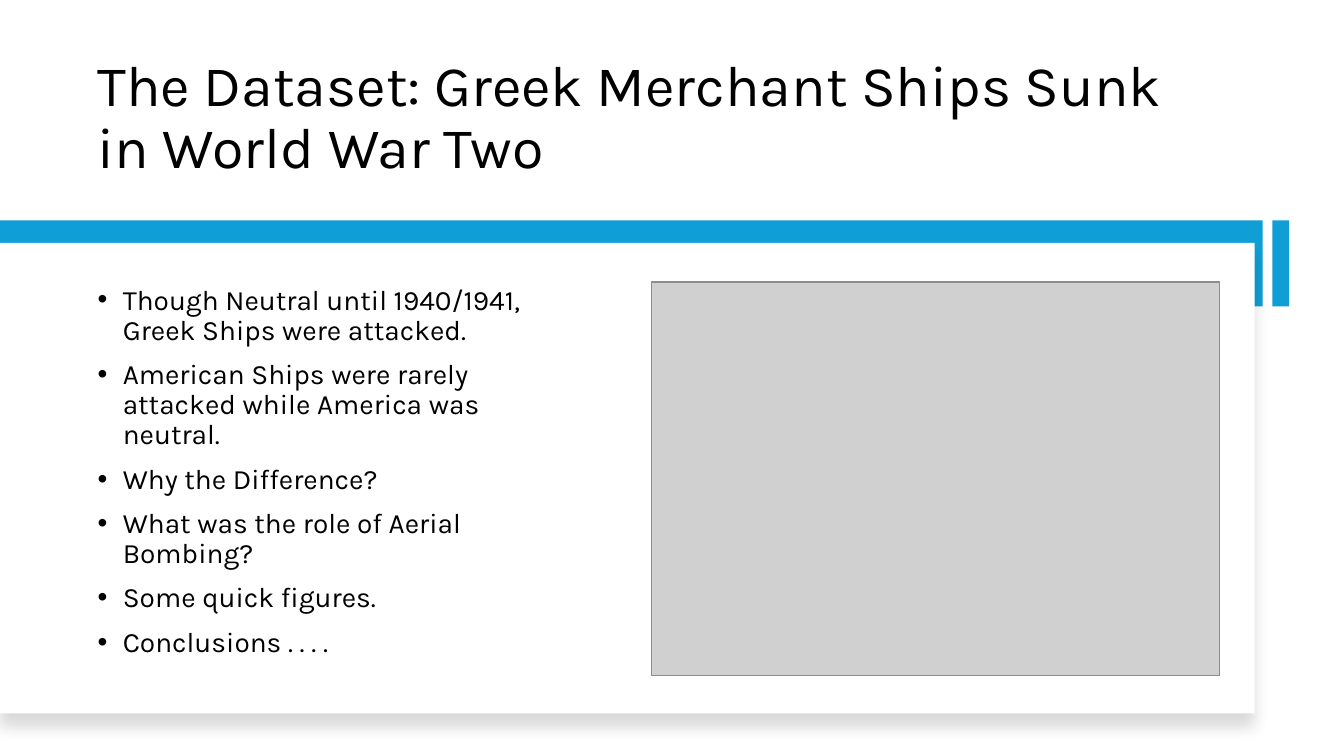
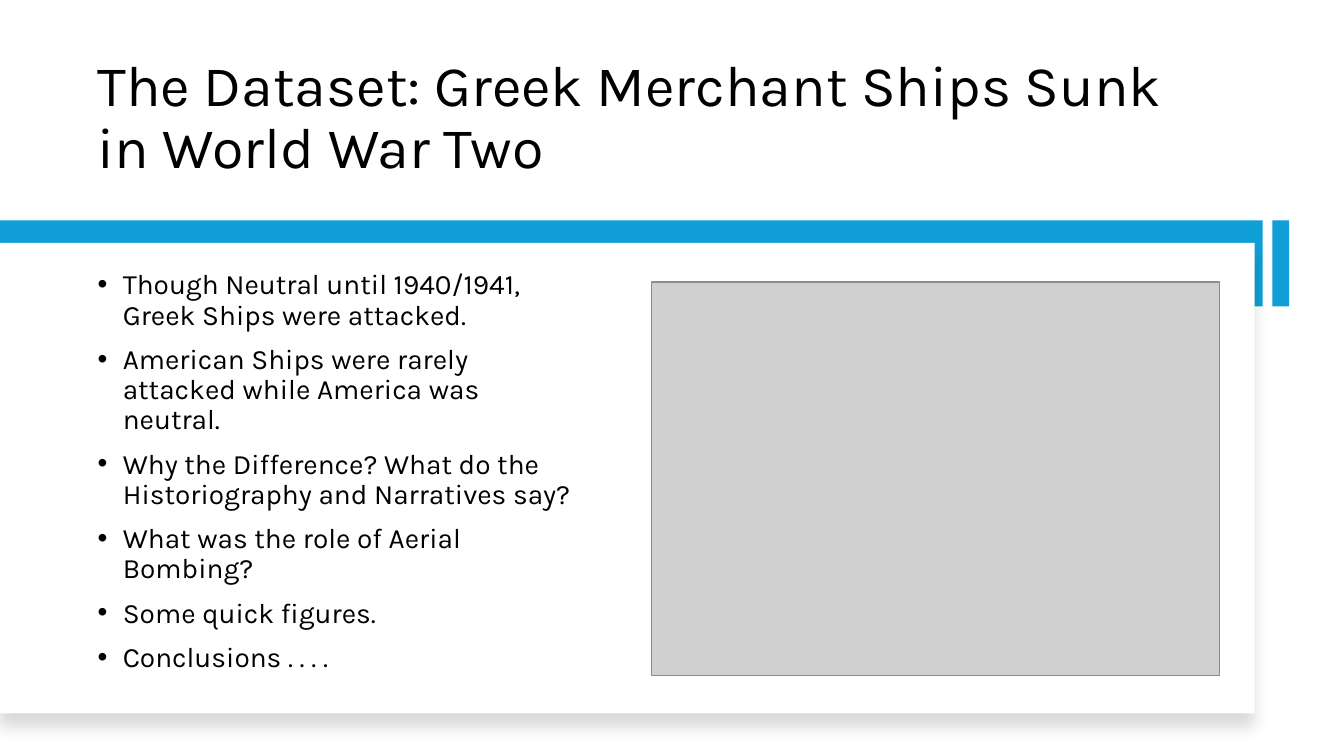
Before and after one commit to Balkanizater/Greek_Ships, a slide deck: slide 2 of 8520 Final Presentation.pptx. Drawn at 1344x756 pixels with LibreOffice and Linux fonts; fonts in the diff are those of the drawing; grey boxes stand for pictures. Boxes give left, top, right and bottom in pixels: in the first picture for what was removed or moved away, otherwise in the second. Text is boxed around its words. In the diff, an @@ line names an element or a change of style, - is before the commit and + after.

```diff
--- a/8520 Final Presentation.pptx
+++ b/8520 Final Presentation.pptx
@@ text at (123,454,570,511): text changed @@
-• Why the Difference?
+• Why the Difference? What do the Historiography and Narratives say?
```
Also in this commit, not shown: 2 other slides changed, 1 slide removed, 1 other file.
